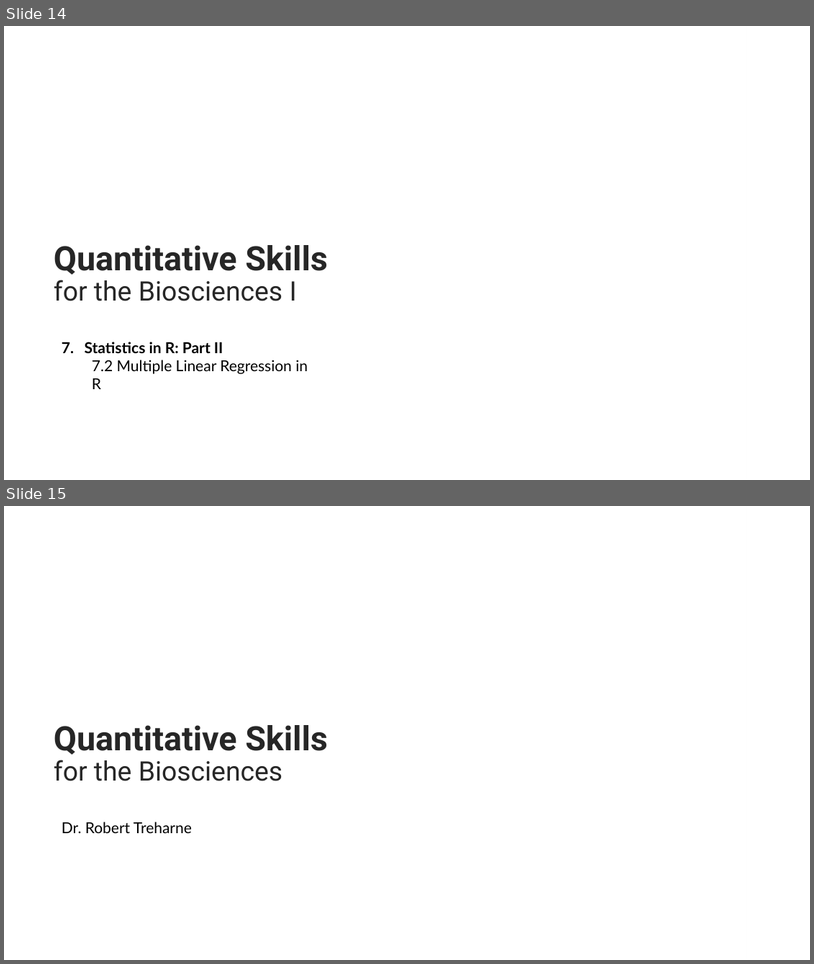
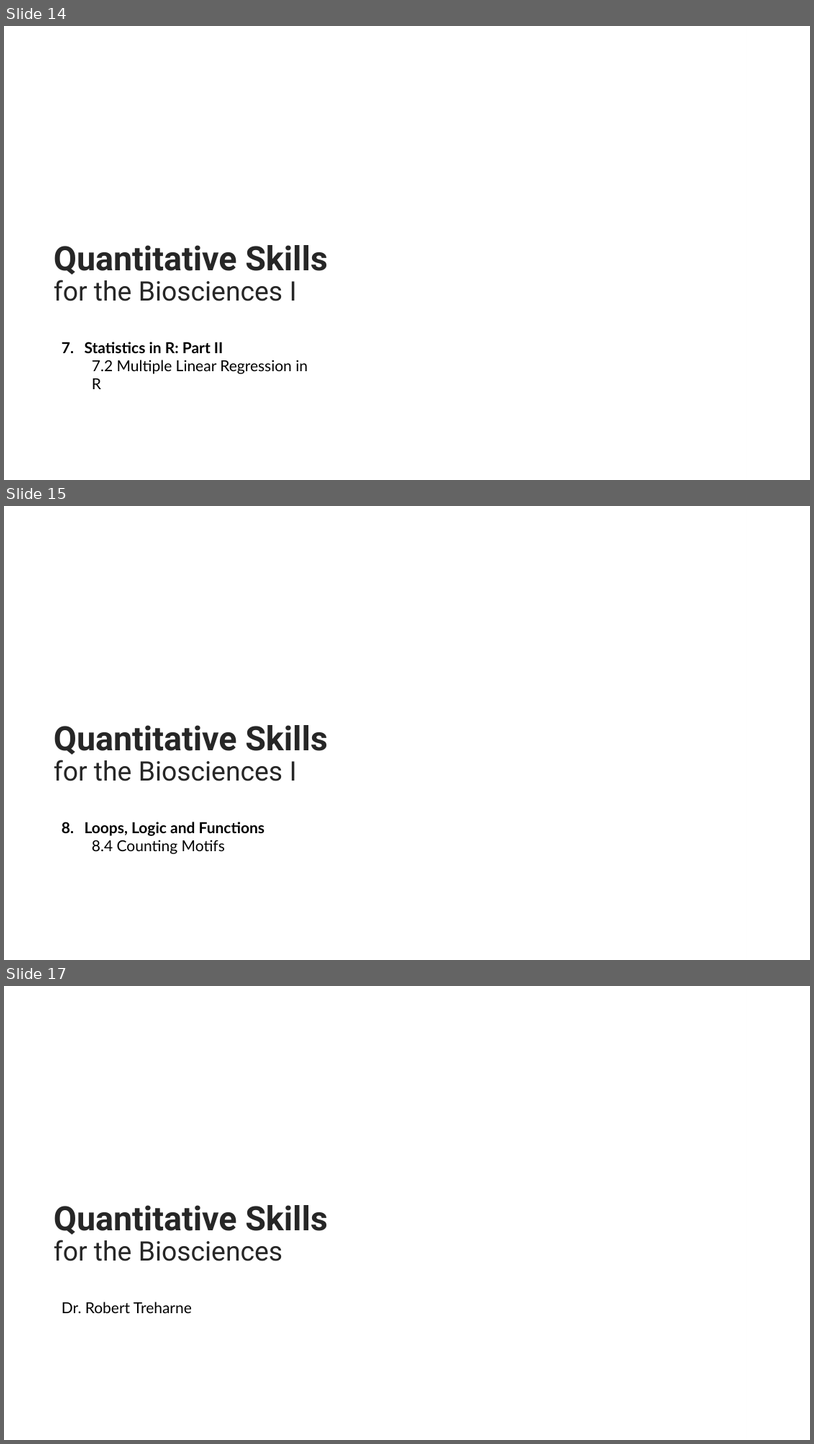
Before and after one commit to rtreharne/qs, a slide deck: pptx/Quantitative Skills for the Biosciences I.pptx. Shown one above the other, each under a label of ours: slides 14 and 15 before the commit, slides 14, 15 and 17 after it; the slides between them are not shown. The pictures are 814x964 and 814x1444 pixels, drawn with LibreOffice and Linux fonts; fonts in the diff are those of the drawing; background and template pictures are left out. Boxes give left, top, right and bottom in pixels: in the first picture for what was removed or moved away, otherwise in the second. Text is boxed around its words. In the diff, an @@ line names an element or a change of style, - is before the commit and + after.

```diff
--- a/pptx/Quantitative Skills for the Biosciences I.pptx
+++ b/pptx/Quantitative Skills for the Biosciences I.pptx
@@ slide 15 added at (4, 506, 810, 960), background picture (left out) @@
@@ rectangle added at (24, 506, 810, 960), fill gradient #FFFFFF @@
@@ title added at (54, 725, 328, 781), 40 pt, text #262626, bold @@
+Quantitative Skills for the Biosciences I
@@ text added at (85, 821, 265, 854), 18 pt, text #000000, bold @@
+8. Loops, Logic and Functions
+  8.4 Counting Motifs
@@ what was slide 15 is now slide 17 @@
```
Also in this commit, not shown: 1 other slide added, 21 other files.
